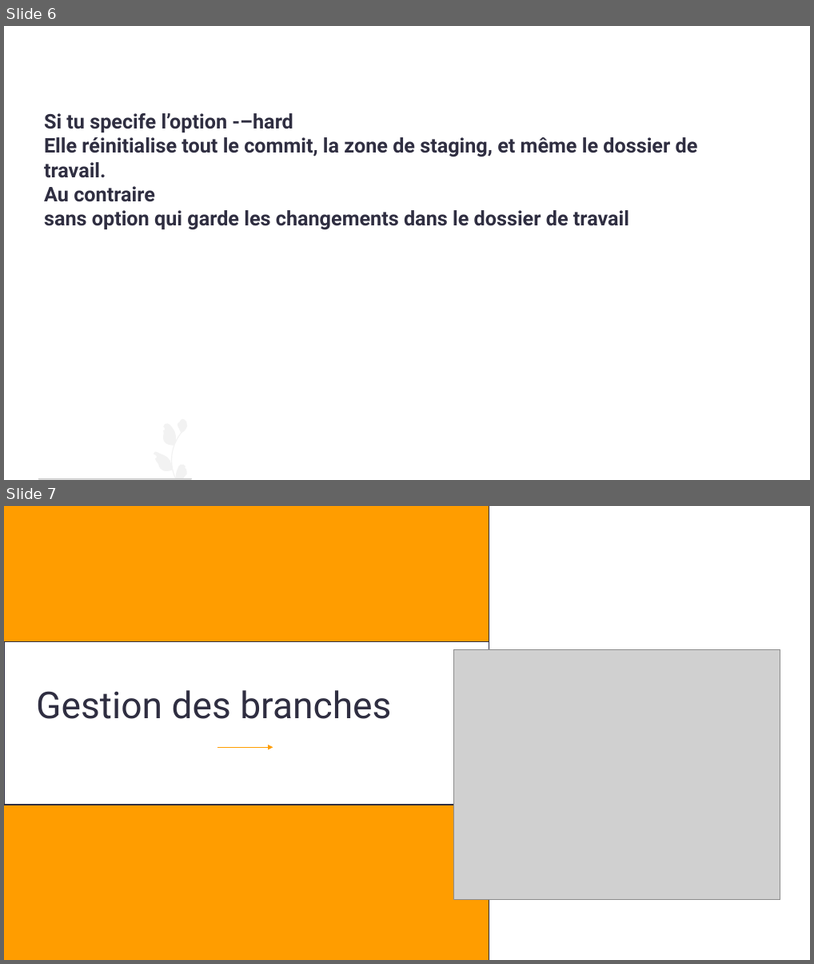
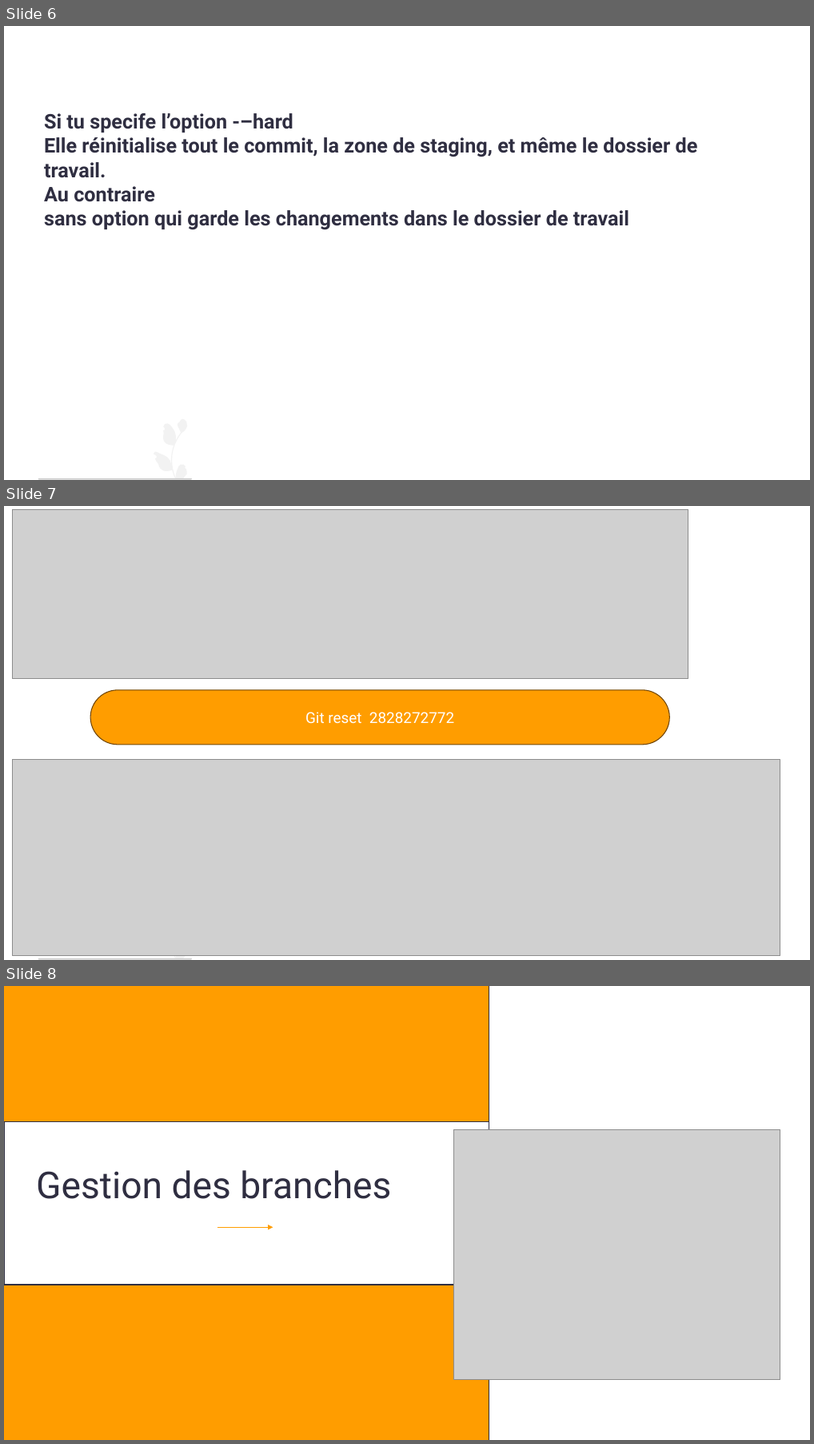
Before and after one commit to AbdessamadAbdaoui/Presentation_Git, a slide deck: presentation_Git.pptx. Shown one above the other, each under a label of ours: slides 6 and 7 before the commit, slides 6, 7 and 8 after it. The pictures are 814x964 and 814x1444 pixels, drawn with LibreOffice and Linux fonts; fonts in the diff are those of the drawing; grey boxes stand for pictures. Boxes give left, top, right and bottom in pixels: in the first picture for what was removed or moved away, otherwise in the second. Text is boxed around its words. In the diff, an @@ line names an element or a change of style, - is before the commit and + after.

```diff
--- a/presentation_Git.pptx
+++ b/presentation_Git.pptx
@@ slide 7 added at <box>4,506,810,960</box>, background #FFFFFF @@
@@ picture added at <box>13,510,689,679</box> @@
@@ rounded rectangle added at <box>90,690,670,744</box>, fill #FF9D00, outline #704500 1 pt, 18 pt, text #FFFFFF @@
+Git reset 2828272772
@@ picture added at <box>13,759,781,956</box> @@
@@ freeform shape added at <box>154,899,188,959</box>, fill #F2F2F2 @@
@@ freeform shape added at <box>38,958,192,959</box>, fill #CCCCCC @@
@@ what was slide 7 is now slide 8 @@
```
Also in this commit, not shown: 1 slide removed, 2 other files.
